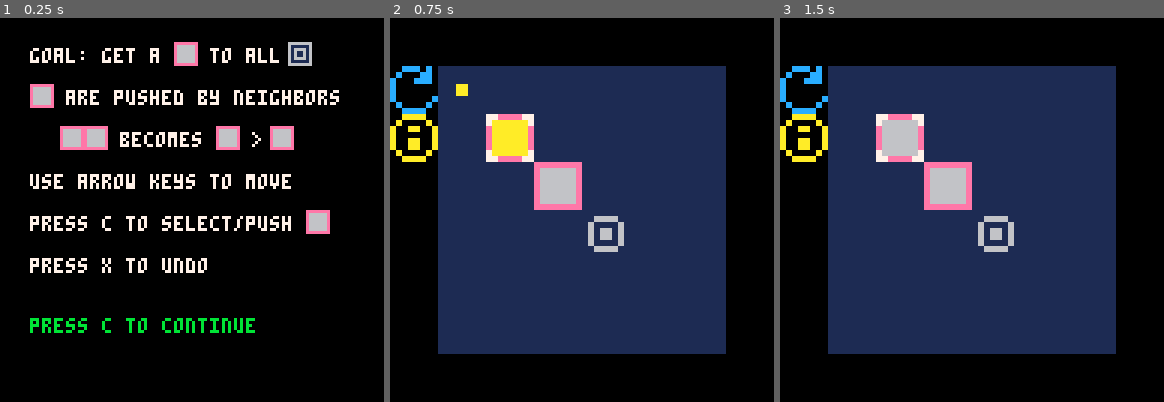
Above: before the commit, frames 1-3 (left to right).
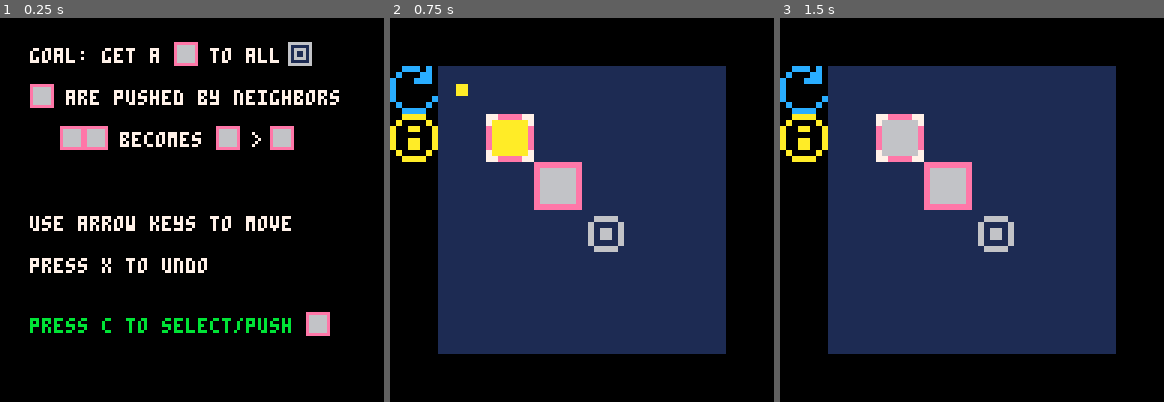
Above: after the commit, the same moments.

Repository: apineapple/tactic-toe
Game: PICO-8 cartridge puzzle.p8
The game is run twice, just before and just after one commit, with the same random seed, the same clock (stepped at 60 frames per second) and the same inputs.
Inputs:
- Up to frame 1 (0.25 s): no input
- Up to frame 2 (0.75 s): tap O (Z key) at 0.33, 0.7 s
- Up to frame 3 (1.5 s): tap X (X key) at 1.07 s; tap O (Z key) at 1.43 s

The runs differ from the first frame. In frame 1, 3.4% of the frame differs, in the area x 7-86%, y 40-83%; in frame 2, nothing differs; in frame 3, nothing differs.

Commit message:
fixed tutorial wording

Diff:
--- a/puzzle.p8
+++ b/puzzle.p8
@@ -469,11 +469,10 @@
 	print("goal: get a bl to all g", 10, 10)
 	print("   are pushed by neighbors", 10, 24)
 	print("becomes    >",40,38)
-	print("use arrow keys to move", 10, 52)
-	print("press c to select/push", 10, 66)
+	print("use arrow keys to move", 10, 66)
 	print("press x to undo", 10, 80)
 	color(11)
-	print("press c to continue", 10, 100)
+	print("press c to select/push", 10, 100)
 	spr(3,96,8)
 	spr(5,58,8)
 	spr(5,10,22)
@@ -481,7 +480,7 @@
 	spr(5,28,36)
 	spr(5,72,36)
 	spr(5,90,36)
-	spr(5,102,64)
+	spr(5,102,98)
 end
 
 function buttons()
Not shown, changed: index.js
